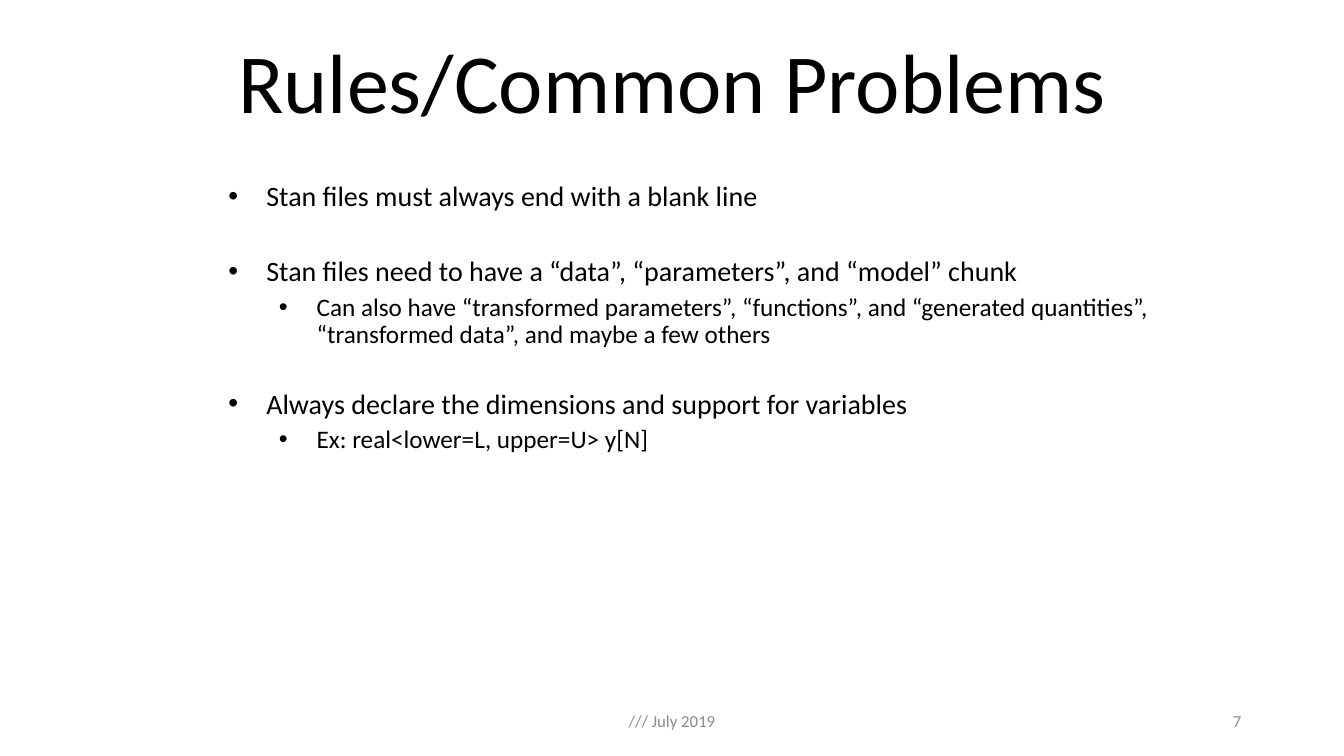
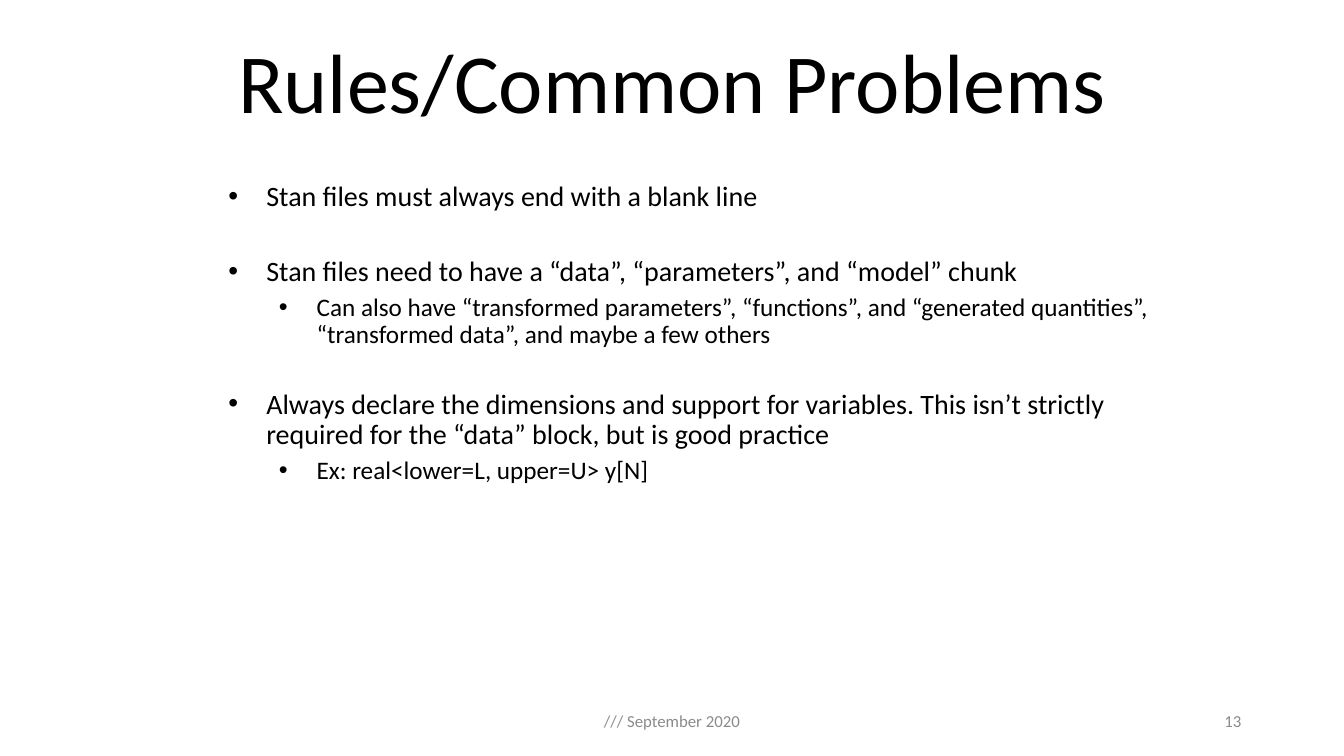
Before and after one commit to ilaga/RStan-Workshop, a slide deck: slide 13 of rstan_pp.pptx (slide 7 before the commit). Drawn at 1344x756 pixels with LibreOffice and Linux fonts; fonts in the diff are those of the drawing. Boxes give left, top, right and bottom in pixels: in the first picture for what was removed or moved away, otherwise in the second. Text is boxed around its words. In the diff, an @@ line names an element or a change of style, - is before the commit and + after.

```diff
--- a/rstan_pp.pptx
+++ b/rstan_pp.pptx
@@ subtitle at (266, 394, 1104, 449): text changed @@
-  • Always declare the dimensions and support for variables
+  • Always declare the dimensions and support for variables. This isn’t strictly required for the “data” block, but is good practice
@@ text at (627, 715, 740, 730): text changed @@
-/// July 2019
+/// September 2020
@@ page number at (1224, 716, 1241, 727): text changed @@
-7
+13
```
Also in this commit, not shown: 10 other slides changed, 6 slides added, 1 other file.
